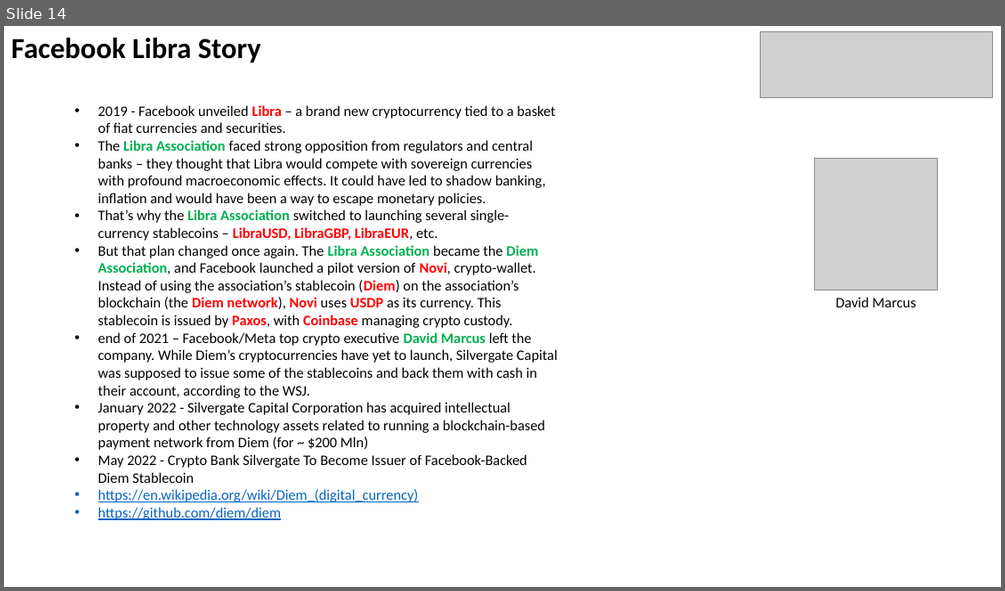
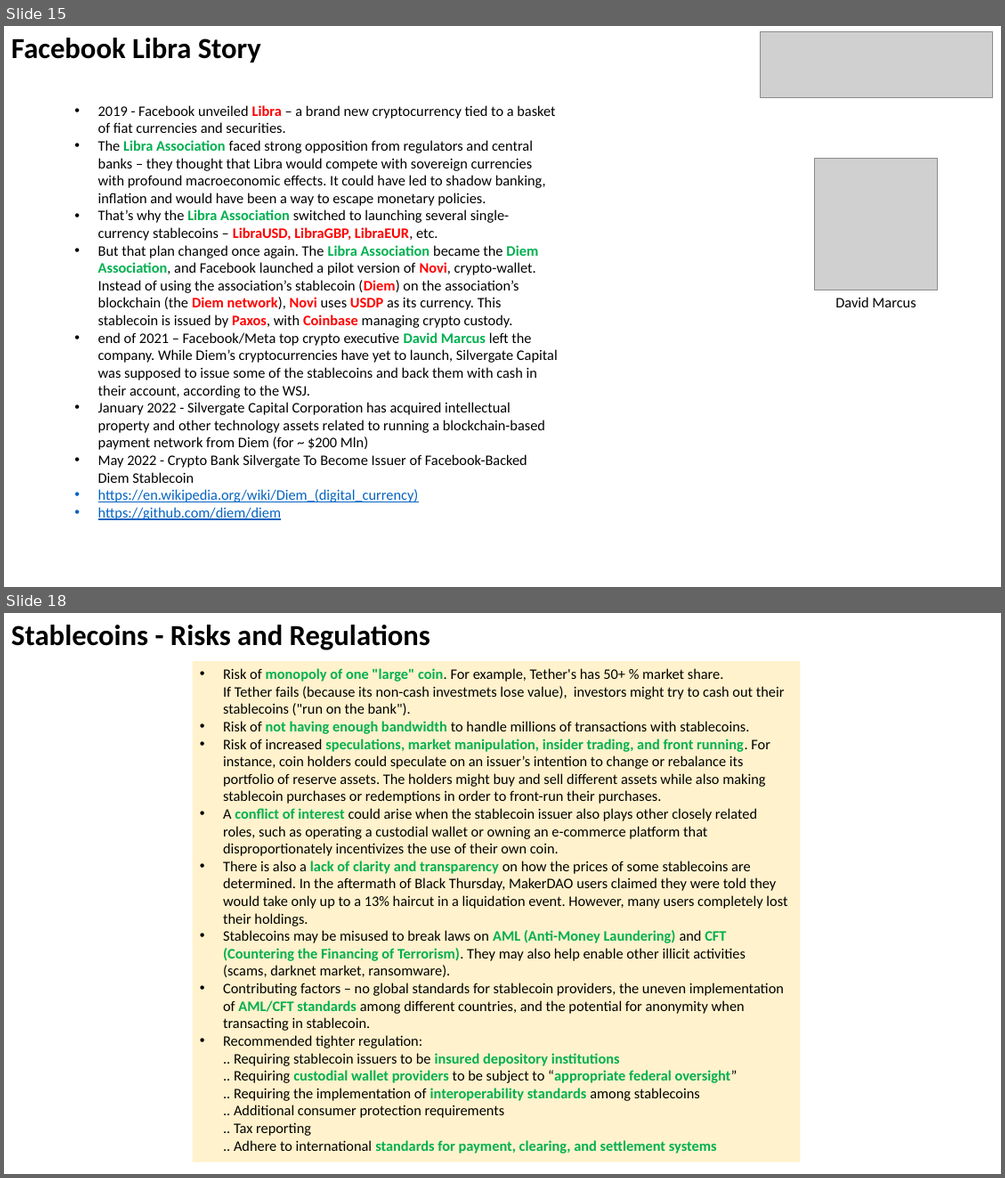
Before and after one commit to lselector/crypto, a slide deck: crypto_04_stable_coins.pptx. Shown one above the other, each under a label of ours: slide 14 before the commit, slides 15 and 18 after it; the slides between them are not shown. The pictures are 1005x591 and 1005x1178 pixels, drawn with LibreOffice and Linux fonts; fonts in the diff are those of the drawing; grey boxes stand for pictures. Boxes give left, top, right and bottom in pixels: in the first picture for what was removed or moved away, otherwise in the second. Text is boxed around its words. In the diff, an @@ line names an element or a change of style, - is before the commit and + after.

```diff
--- a/crypto_04_stable_coins.pptx
+++ b/crypto_04_stable_coins.pptx
@@ slide 18 added at bbox=[4, 613, 1001, 1174], background #FFFFFF @@
@@ text added at bbox=[11, 625, 430, 650], 28 pt, text #000000, bold @@
+Stablecoins - Risks and Regulations
@@ rectangle added at bbox=[193, 661, 801, 1162], fill #FFF2CC, 14 pt, text #000000 @@
+• Risk of monopoly of one "large" coin. For example, Tether's has 50+ % market share.
+  If Tether fails (because its non-cash investmets lose value), investors might try to cash out their stablecoins ("run on the bank").
+• Risk of not having enough bandwidth to handle millions of transactions with stablecoins.
+• Risk of increased speculations, market manipulation, insider trading, and front running. For instance, coin holders could speculate on an issuer’s intention to change or rebalance its portfolio of reserve assets. The holders might buy and sell different assets while also making stablecoin purchases or redemptions in order to front-run their purchases.
+• A conflict of interest could arise when the stablecoin issuer also plays other closely related roles, such as operating a custodial wallet or owning an e-commerce platform that disproportionately incentivizes the use of their own coin.
+• There is also a lack of clarity and transparency on how the prices of some stablecoins are determined. In the aftermath of Black Thursday, MakerDAO users claimed they were told they would take only up to a 13% haircut in a liquidation event. However, many users completely lost their holdings.
+• Stablecoins may be misused to break laws on AML (Anti-Money Laundering) and CFT (Countering the Financing of Terrorism). They may also help enable other illicit activities (scams, darknet market, ransomware).
+• Contributing factors – no global standards for stablecoin providers, the uneven implementation of AML/CFT standards among different countries, and the potential for anonymity when transacting in stablecoin.
+• Recommended tighter regulation:
+  .. Requiring stablecoin issuers to be insured depository institutions
+  .. Requiring custodial wallet providers to be subject to “appropriate federal oversight”
+  .. Requiring the implementation of interoperability standards among stablecoins
+  .. Additional consumer protection requirements
+  .. Tax reporting
+  .. Adhere to international standards for payment, clearing, and settlement systems
@@ what was slide 14 is now slide 15 @@
```
Also in this commit, not shown: 5 slides changed, 4 other slides added, 1 slide removed.
